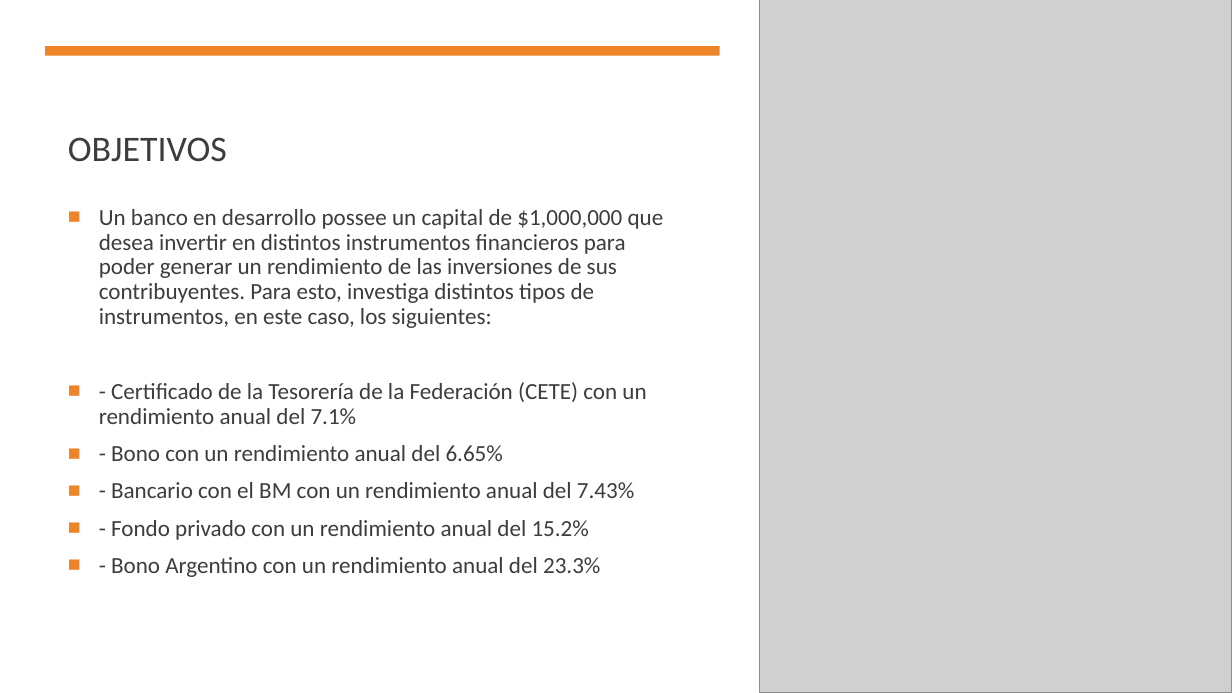
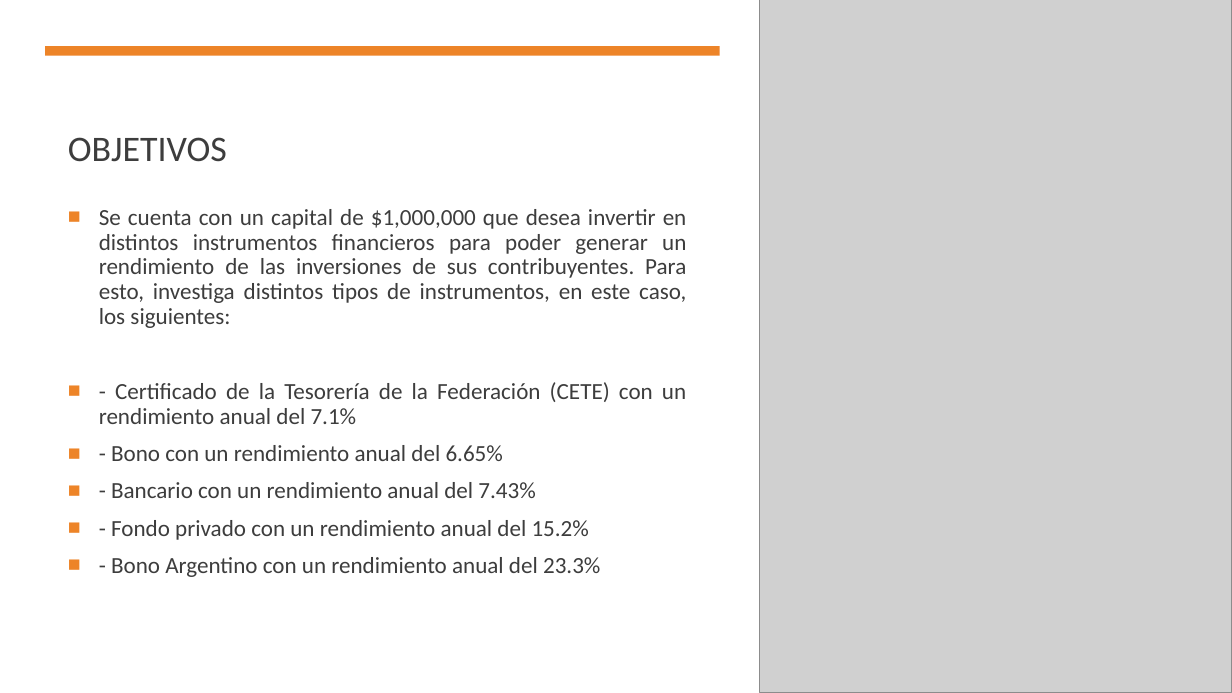
Before and after one commit to luischi1/Proyecto_m-dulo1, a slide deck: slide 3 of Presentación.pptx (slide 2 before the commit). Drawn at 1232x693 pixels with LibreOffice and Linux fonts; fonts in the diff are those of the drawing; grey boxes stand for pictures. Boxes give left, top, right and bottom in pixels: in the first picture for what was removed or moved away, otherwise in the second. Text is boxed around its words. In the diff, an @@ line names an element or a change of style, - is before the commit and + after.

Commit message:
Presentación
Presentación final

```diff
--- a/Presentación.pptx
+++ b/Presentación.pptx
@@ text at (99, 209, 687, 328): text changed @@
-■ Un banco en desarrollo possee un capital de $1,000,000 que desea invertir en distintos instrumentos financieros para poder generar un rendimiento de las inversiones de sus contribuyentes. Para esto, investiga distintos tipos de instrumentos, en este caso, los siguientes:
+■ Se cuenta con un capital de $1,000,000 que desea invertir en distintos instrumentos financieros para poder generar un rendimiento de las inversiones de sus contribuyentes. Para esto, investiga distintos tipos de instrumentos, en este caso, los siguientes:
@@ text at (99, 382, 686, 577): alignment left to justified @@
@@ text at (111, 482, 535, 498): text changed @@
-■ - Bancario con el BM con un rendimiento anual del 7.43%
+■ - Bancario con un rendimiento anual del 7.43%
```
Also in this commit, not shown: 5 other slides changed, 3 slides added, 1 slide removed.
